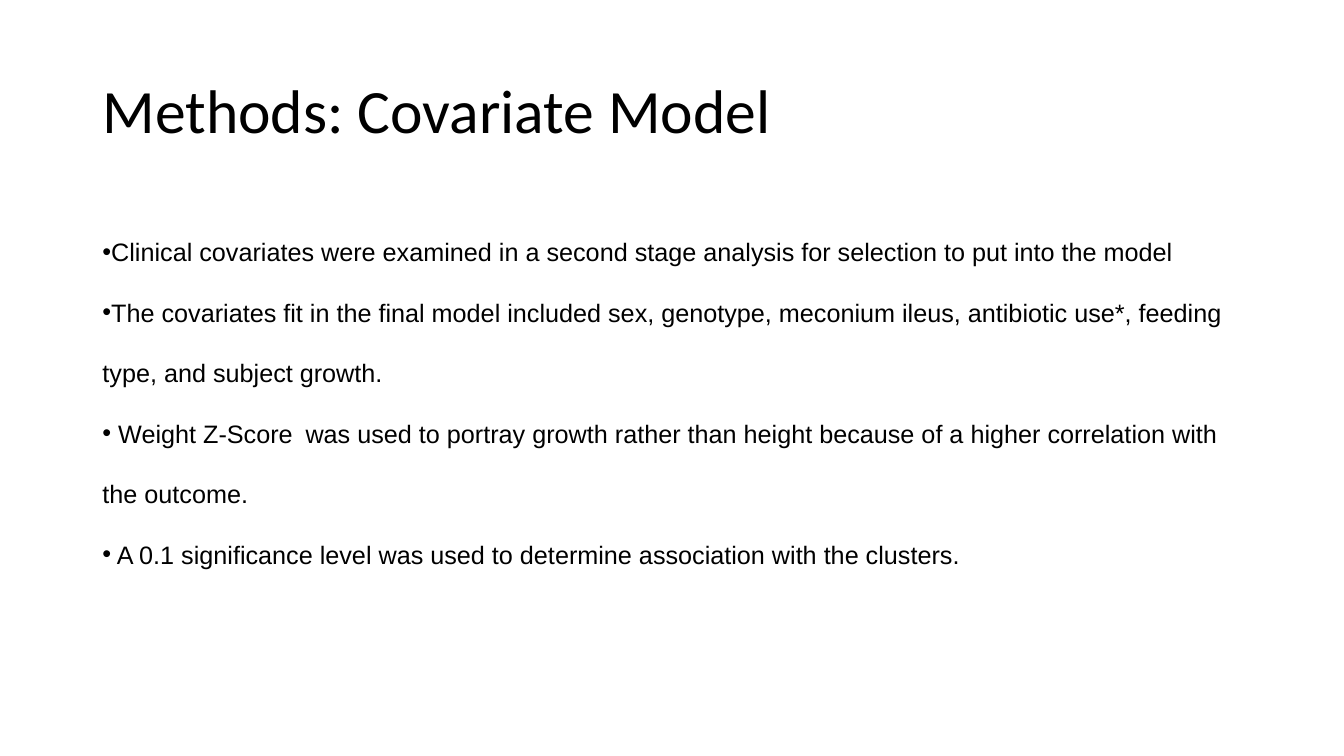
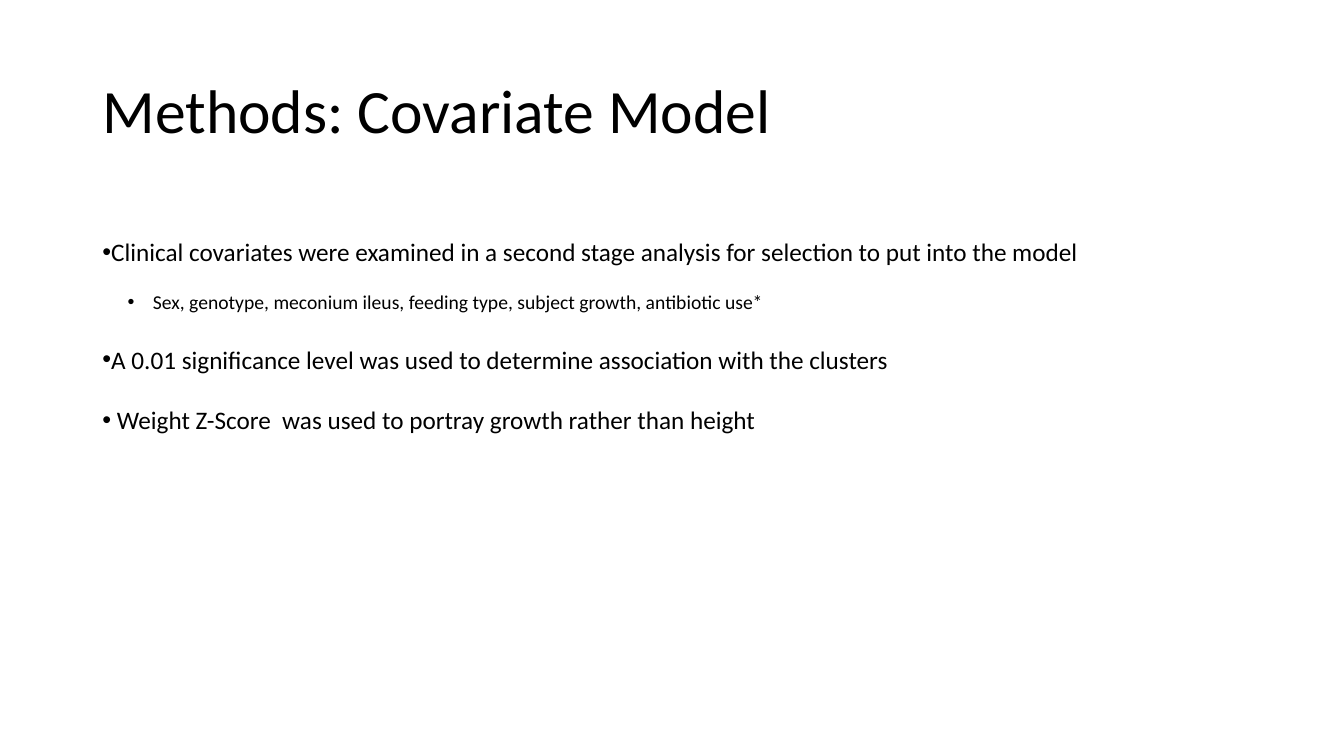
Before and after one commit to caseyicesakamoto/CUANSCHUTZ, a slide deck: slide 19 of Thesis/Results/Thesis Defense.pptx (slide 16 before the commit). Drawn at 1344x756 pixels with LibreOffice and Linux fonts; fonts in the diff are those of the drawing. Boxes give left, top, right and bottom in pixels: in the first picture for what was removed or moved away, otherwise in the second. Text is boxed around its words. In the diff, an @@ line names an element or a change of style, - is before the commit and + after.

```diff
--- a/Thesis/Results/Thesis Defense.pptx
+++ b/Thesis/Results/Thesis Defense.pptx
@@ text at (111, 243, 1077, 266): font Arial to Calibri in "Clinical covariates were examined in a second ..." @@
@@ text at (111, 295, 887, 434): text changed; font Arial to Calibri @@
-• The covariates fit in the final model included sex, genotype, meconium ileus, antibiotic use*, feeding type, and subject growth.
-• Weight Z-Score was used to portray growth rather than height because of a higher correlation with the outcome.
-• A 0.1 significance level was used to determine association with the clusters.
+  • Sex, genotype, meconium ileus, feeding type, subject growth, antibiotic use*
+• A 0.01 significance level was used to determine association with the clusters
+• Weight Z-Score was used to portray growth rather than height
```
Also in this commit, not shown: 19 other slides changed, 13 slides added, 2 slides removed, 3 other files.
